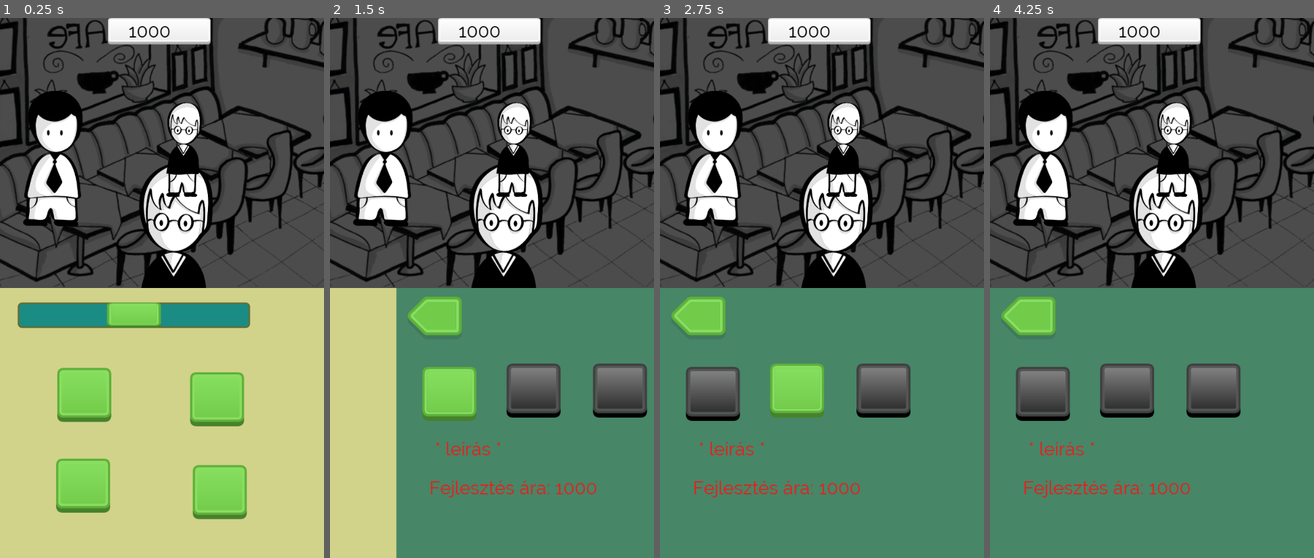
Above: before the commit, frames 1-4 (left to right).
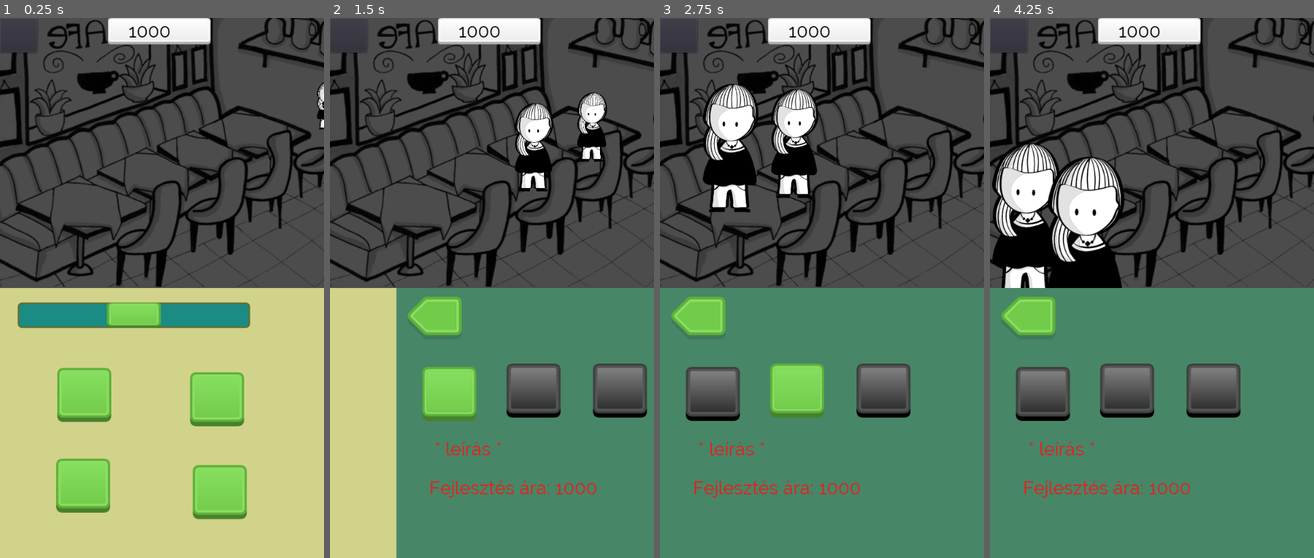
Above: after the commit, the same moments.

Repository: Balint197/BankToTheFuture2021
Game: Godot game, scene res://UI.tscn
Two runs of this game, one before a commit and one after it. Both use one fixed random seed, a clock stepped at 60 frames per second and the inputs below.
Inputs (mouse positions are in pixels of both pictures, inside the frame that each line leads up to):
- Up to frame 1 (0.25 s): no input
- Up to frame 2 (1.5 s): click (349, 34) at 0.52 s; click (414, 396) at 1.25 s
- Up to frame 3 (2.75 s): click (705, 396) at 2 s
- Up to frame 4 (4.25 s): click (1126, 390) at 2.75 s; click (1213, 390) at 3.5 s

The runs differ from the first frame. In frame 1, 8.3% of the frame differs, in the area x 0-100%, y 0-50%; in frame 2, 9.7%; in frame 3, 11%; in frame 4, 14%, in the area x 0-66%, y 0-50%.

Commit message:
customer walking done

Diff:
--- a/characters.gd
+++ b/characters.gd
@@ -9,10 +9,15 @@
 
 var texture_array = [texture_1, texture_2, texture_3, texture_4]
 
+signal ordering
 
 func _ready():
 	generateSprite()
 	resize()
+
+func _process(delta):
+	resize()
+
 
 func generateSprite():
 	randomize()
@@ -22,3 +27,13 @@
 func resize():
 
 	scale = Vector2(1 - (unit_offset * minScale), 1 - (unit_offset * minScale))
+
+
+
+
+func _on_AnimationPlayer_animation_finished(anim_name):
+	if anim_name == "walk_forward":
+		emit_signal("ordering")
+
+	if anim_name == "walkOut":
+		queue_free()
--- a/characters.tscn
+++ b/characters.tscn
@@ -1,9 +1,47 @@
-[gd_scene load_steps=2 format=2]
+[gd_scene load_steps=4 format=2]
 
 [ext_resource path="res://characters.gd" type="Script" id=1]
+
+[sub_resource type="Animation" id=2]
+resource_name = "walkOut"
+length = 2.0
+tracks/0/type = "value"
+tracks/0/path = NodePath("sprite:position")
+tracks/0/interp = 1
+tracks/0/loop_wrap = true
+tracks/0/imported = false
+tracks/0/enabled = true
+tracks/0/keys = {
+"times": PoolRealArray( 0, 2 ),
+"transitions": PoolRealArray( 1, 1 ),
+"update": 0,
+"values": [ Vector2( 0, 0 ), Vector2( 500, 0 ) ]
+}
+
+[sub_resource type="Animation" id=1]
+resource_name = "walk_forward"
+length = 5.0
+tracks/0/type = "value"
+tracks/0/path = NodePath(".:unit_offset")
+tracks/0/interp = 1
+tracks/0/loop_wrap = true
+tracks/0/imported = false
+tracks/0/enabled = true
+tracks/0/keys = {
+"times": PoolRealArray( 0, 5 ),
+"transitions": PoolRealArray( 1, 1 ),
+"update": 0,
+"values": [ 1.0, 0.0 ]
+}
 
 [node name="character" type="PathFollow2D"]
 rotate = false
 script = ExtResource( 1 )
 
 [node name="sprite" type="Sprite" parent="."]
+offset = Vector2( 0, -5 )
+
+[node name="AnimationPlayer" type="AnimationPlayer" parent="."]
+anims/walkOut = SubResource( 2 )
+anims/walk_forward = SubResource( 1 )
+[connection signal="animation_finished" from="AnimationPlayer" to="." method="_on_AnimationPlayer_animation_finished"]
--- a/gameUI.gd
+++ b/gameUI.gd
@@ -2,9 +2,79 @@
 
 onready var numberOfCustomers = 5
 var Customer = preload("res://characters.tscn")
+var characters_array = []
+var ordering = 0
+var buffer = 0
+var maxZ = 0
+#path: 1->0
 
 func _ready():
 	var customer = Customer.instance()
+	$Path2D.add_child(customer)
+	customer.connect("ordering", self, "handleOrder")
+	customer.get_node("AnimationPlayer").play("walk_forward")
+
+	walkForward()
+	pass
+
+func newCustomer():
+	if ordering == 0:
+
+		characters_array = $Path2D.get_children()
+		var maxOffset = 0
+		var maxZ = 0
+		for i in characters_array:
+			if i.unit_offset > maxOffset:
+				maxOffset = i.unit_offset
+			if i.z_index < maxZ:
+				maxZ = i.z_index
+
+		if maxOffset < 0.9:
+			var customer = Customer.instance()
+			$Path2D.add_child(customer)
+			customer.connect("ordering", self, "handleOrder")
+			customer.get_node("AnimationPlayer").play("walk_forward")
+			customer.z_index = maxZ - 1
+
+	if ordering == 1:
+		buffer += 1
 
 
-	pass
+func walkForward():
+	characters_array = $Path2D.get_children()
+	for i in characters_array:
+		i.get_node("AnimationPlayer").play("walk_forward")
+
+func handleOrder():
+	print("ordering")
+	ordering = 1
+	characters_array = $Path2D.get_children()
+	for i in characters_array:
+		i.get_node("AnimationPlayer").stop(false)
+	startMiniGame()
+
+func startMiniGame():
+	$Button.visible = true
+	$Button.disabled = false
+
+func _on_Button_pressed():
+	$Button.visible = false
+	$Button.disabled = true
+	endMiniGame()
+
+func endMiniGame():
+	ordering = 0
+	if buffer > 0:
+		newCustomer()
+		buffer -= 1
+	characters_array = $Path2D.get_children()
+	var leaving = characters_array[0]
+	$Path2D.remove_child(leaving)
+	add_child(leaving)
+	leaving.get_node("AnimationPlayer").play("walkOut")
+	for i in characters_array:
+		i.get_node("AnimationPlayer").play()
+
+
+func _on_Button2_pressed():
+	newCustomer()
--- a/gameUI.tscn
+++ b/gameUI.tscn
@@ -1,6 +1,5 @@
-[gd_scene load_steps=5 format=2]
+[gd_scene load_steps=4 format=2]
 
-[ext_resource path="res://characters.tscn" type="PackedScene" id=1]
 [ext_resource path="res://assets/characters/bg.png" type="Texture" id=2]
 [ext_resource path="res://gameUI.gd" type="Script" id=3]
 
@@ -15,6 +14,7 @@
 [node name="bg" type="Sprite" parent="."]
 modulate = Color( 0.301961, 0.301961, 0.301961, 1 )
 position = Vector2( 356.108, 243.192 )
+z_index = -4096
 texture = ExtResource( 2 )
 __meta__ = {
 "_edit_group_": true,
@@ -27,15 +27,24 @@
 "_edit_group_": true
 }
 
-[node name="character" parent="Path2D" instance=ExtResource( 1 )]
-position = Vector2( 323.999, 454.871 )
+[node name="Timer" type="Timer" parent="."]
 
-[node name="character2" parent="Path2D" instance=ExtResource( 1 )]
-position = Vector2( 340.966, 243.824 )
-offset = 659.39
+[node name="Button" type="Button" parent="."]
+visible = false
+margin_left = 267.103
+margin_top = 211.667
+margin_right = 351.103
+margin_bottom = 269.667
+disabled = true
+__meta__ = {
+"_edit_use_anchors_": false
+}
 
-[node name="character3" parent="Path2D" instance=ExtResource( 1 )]
-position = Vector2( 97.9609, 260.311 )
-offset = 411.167
-
-[node name="Timer" type="Timer" parent="."]
+[node name="Button2" type="Button" parent="."]
+margin_right = 69.0
+margin_bottom = 64.0
+__meta__ = {
+"_edit_use_anchors_": false
+}
+[connection signal="pressed" from="Button" to="." method="_on_Button_pressed"]
+[connection signal="pressed" from="Button2" to="." method="_on_Button2_pressed"]
